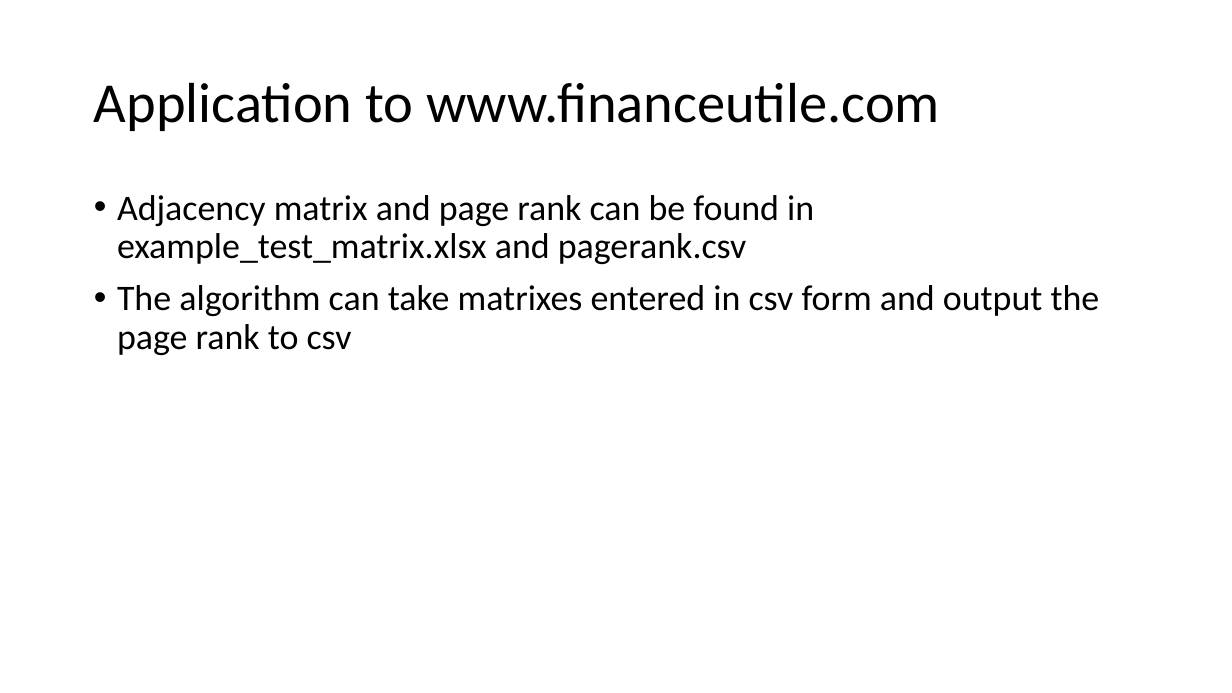
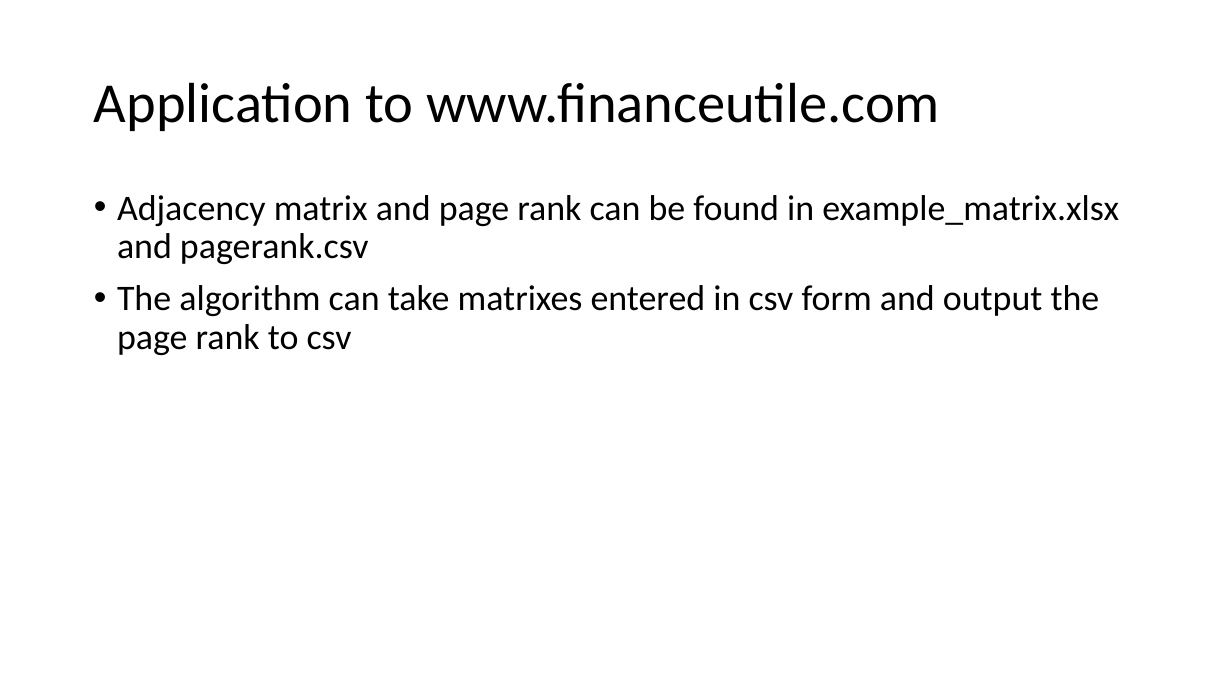
Before and after one commit to fearnleymartin/high-performance-computing, a slide deck: slide 6 of page_rank/Page rank in parallel.pptx. Drawn at 1232x693 pixels with LibreOffice and Linux fonts; fonts in the diff are those of the drawing. Boxes give left, top, right and bottom in pixels: in the first picture for what was removed or moved away, otherwise in the second. Text is boxed around its words. In the diff, an @@ line names an element or a change of style, - is before the commit and + after.

```diff
--- a/page_rank/Page rank in parallel.pptx
+++ b/page_rank/Page rank in parallel.pptx
@@ text at [117, 195, 1119, 264]: text changed @@
-• Adjacency matrix and page rank can be found in example_test_matrix.xlsx and pagerank.csv
+• Adjacency matrix and page rank can be found in example_matrix.xlsx and pagerank.csv
```
Also in this commit, not shown: 3 other slides changed, 1 slide added, 10 other files.
